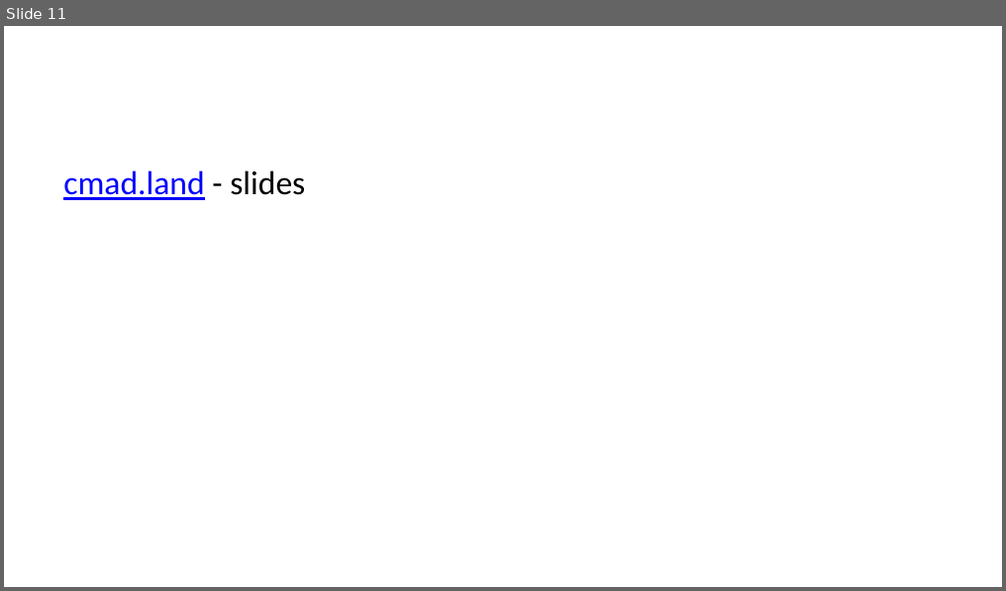
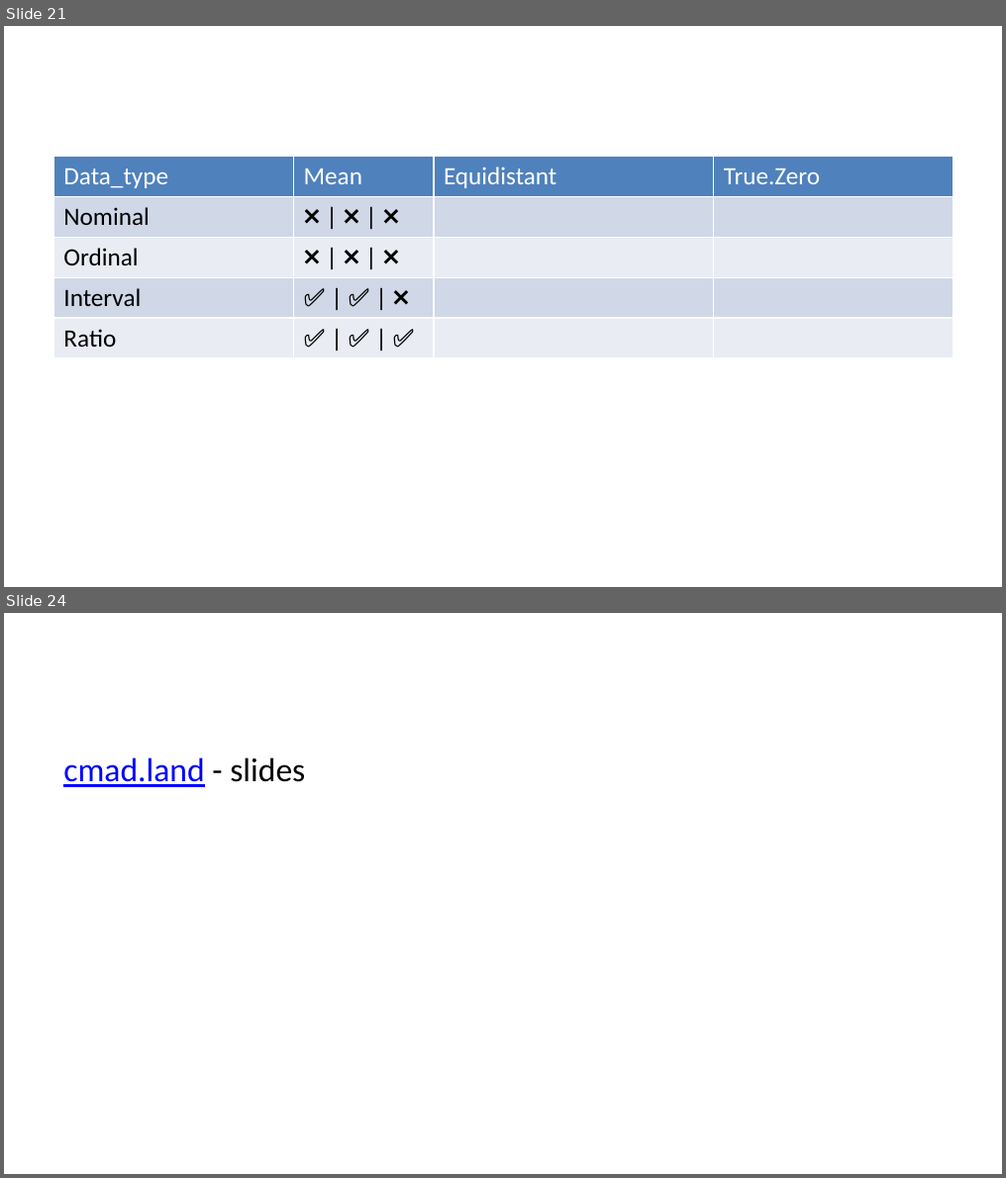
Before and after one commit to cmadland/slides, a slide deck: docs/posts/fpl-assessment/index.pptx. Shown one above the other, each under a label of ours: slide 11 before the commit, slides 21 and 24 after it; the slides between them are not shown. The pictures are 1006x591 and 1006x1178 pixels, drawn with LibreOffice and Linux fonts; fonts in the diff are those of the drawing. Boxes give left, top, right and bottom in pixels: in the first picture for what was removed or moved away, otherwise in the second. Text is boxed around its words. In the diff, an @@ line names an element or a change of style, - is before the commit and + after.

```diff
--- a/docs/posts/fpl-assessment/index.pptx
+++ b/docs/posts/fpl-assessment/index.pptx
@@ slide 21 added at (x1=4, y1=26, x2=1002, y2=587), background #FFFFFF @@
@@ table added at (x1=54, y1=157, x2=953, y2=527), 5 rows, 4 columns @@
+Data_type | Mean | Equidistant | True.Zero
+Nominal | ❌ | ❌ | ❌ |  | 
+Ordinal | ❌ | ❌ | ❌ |  | 
+Interval | ✅ | ✅ | ❌ |  | 
+Ratio | ✅ | ✅ | ✅ |  | 
@@ what was slide 11 is now slide 24 @@
```
Also in this commit, not shown: 4 slides changed, 14 other slides added, 1 slide removed, 15 other files.
